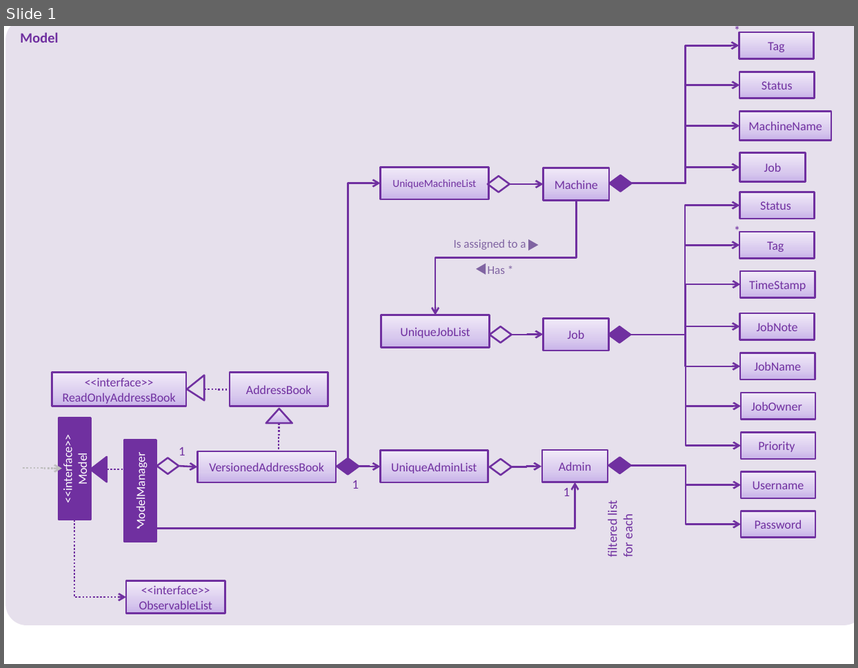
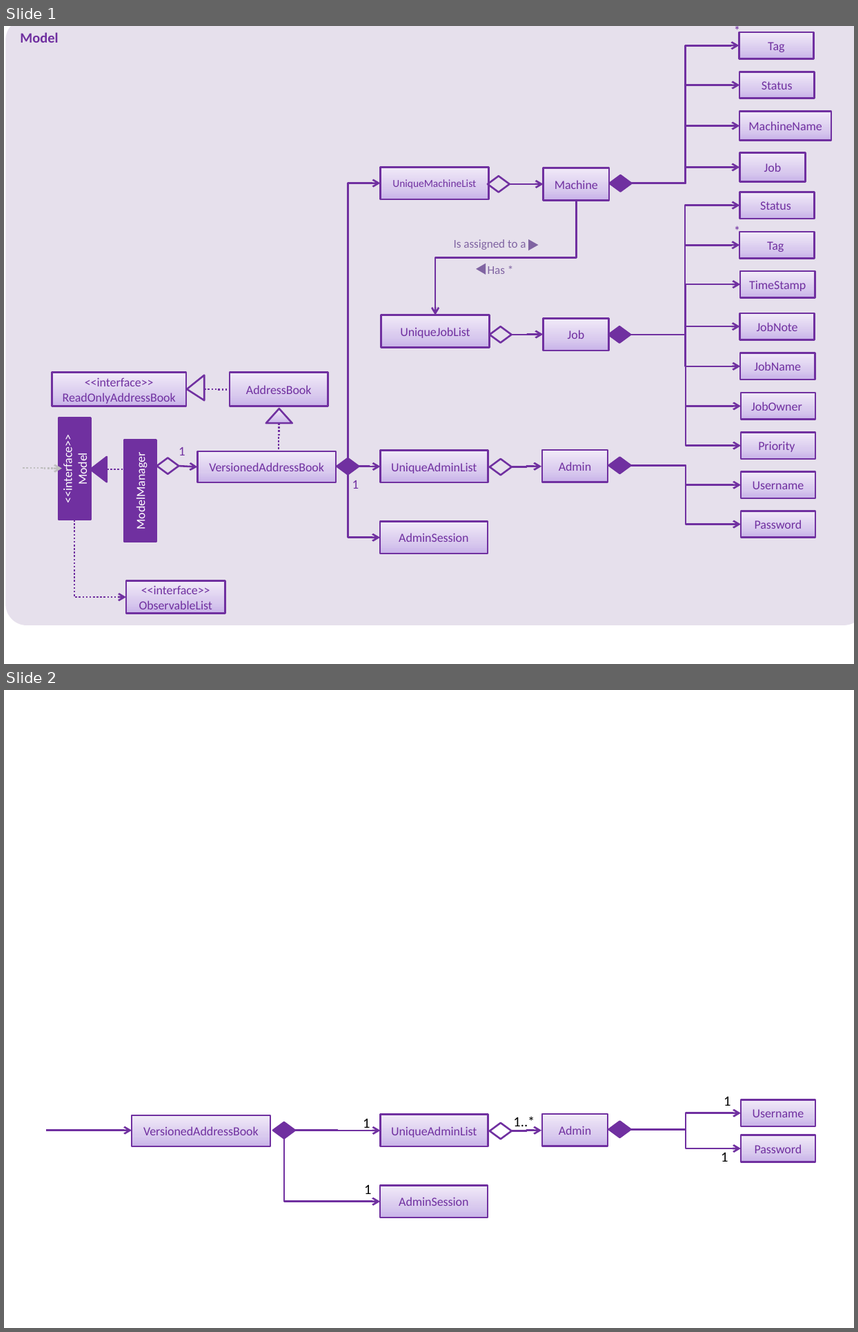
Before and after one commit to teojunjie/main, a slide deck: docs/diagrams/ModelComponentClassDiagram.pptx. Shown one above the other, each under a label of ours: slide 1 before the commit, slides 1 and 2 after it. The pictures are 858x668 and 858x1332 pixels, drawn with LibreOffice and Linux fonts; fonts in the diff are those of the drawing. Boxes give left, top, right and bottom in pixels: in the first picture for what was removed or moved away, otherwise in the second. Text is boxed around its words. In the diff, an @@ line names an element or a change of style, - is before the commit and + after.

```diff
--- a/docs/diagrams/ModelComponentClassDiagram.pptx
+++ b/docs/diagrams/ModelComponentClassDiagram.pptx
@@ slide 2 added at (4,690,854,1328), background #FFFFFF @@
@@ text added at (724,1096,731,1105), 12 pt, text #000000 @@
+1
@@ rectangle added at (741,1100,816,1126), fill gradient #C9B5E8 to #D8CBEE to #F0EAF9, outline #7030A0 1.5 pt, 10.5 pt, text #7030A0 @@
+Username
@@ rectangle added at (132,1115,270,1147), fill gradient #C9B5E8 to #D8CBEE to #F0EAF9, outline #7030A0 1.5 pt, 10.5 pt, text #7030A0 @@
+VersionedAddressBook
@@ diamond added at (274,1122,296,1138), fill #7030A0, outline #7030A0 1.5 pt @@
@@ text added at (363,1118,370,1131), 12 pt, text #000000 @@
+1
@@ rectangle added at (381,1114,488,1147), fill gradient #C9B5E8 to #D8CBEE to #F0EAF9, outline #7030A0 1.5 pt, 10.5 pt, text #7030A0 @@
+UniqueAdminList
@@ diamond added at (489,1123,512,1138), outline #7030A0 1.5 pt @@
@@ text added at (513,1116,535,1130), 12 pt, text #000000 @@
+1..*
@@ rectangle added at (542,1114,608,1145), fill gradient #C9B5E8 to #D8CBEE to #F0EAF9, outline #7030A0 1.5 pt, 10.5 pt, text #7030A0 @@
+Admin
@@ diamond added at (609,1121,631,1137), fill #7030A0, outline #7030A0 1.5 pt @@
@@ elbow arrow added from (631, 1130) to (741, 1112), #7030A0 1.5 pt @@
@@ elbow arrow added from (47, 1130) to (132, 1130), #7030A0 1.5 pt @@
@@ elbow arrow added from (283, 1138) to (380, 1201), #7030A0 1.5 pt @@
@@ elbow arrow added from (294, 1130) to (381, 1130), #7030A0 1.5 pt @@
@@ elbow arrow added from (513, 1130) to (542, 1130), #7030A0 1.5 pt @@
@@ elbow arrow added from (631, 1130) to (741, 1148), #7030A0 1.5 pt @@
@@ rectangle added at (741,1134,816,1161), fill gradient #C9B5E8 to #D8CBEE to #F0EAF9, outline #7030A0 1.5 pt, 10.5 pt, text #7030A0 @@
+Password
@@ text added at (721,1152,728,1161), 12 pt, text #000000 @@
+1
@@ text added at (364,1184,371,1194), 12 pt, text #000000 @@
+1
@@ rectangle added at (380,1185,488,1217), fill gradient #C9B5E8 to #D8CBEE to #F0EAF9, outline #7030A0 1.5 pt, 10.5 pt, text #7030A0 @@
+AdminSession
@@ slide 1 changed as well @@
@@ elbow arrow moved from (140, 541) - (575, 481) to (348, 474) - (380, 537) @@
@@ text removed at (564,488,570,496) @@
-1
@@ text removed at (604,501,636,557) @@
-filtered list
-for each
@@ rectangle added at (380,521,488,553), fill gradient #C9B5E8 to #D8CBEE to #F0EAF9, outline #7030A0 1.5 pt, 10.5 pt, text #7030A0 @@
+AdminSession
```
Also in this commit, not shown: 16 other files.
